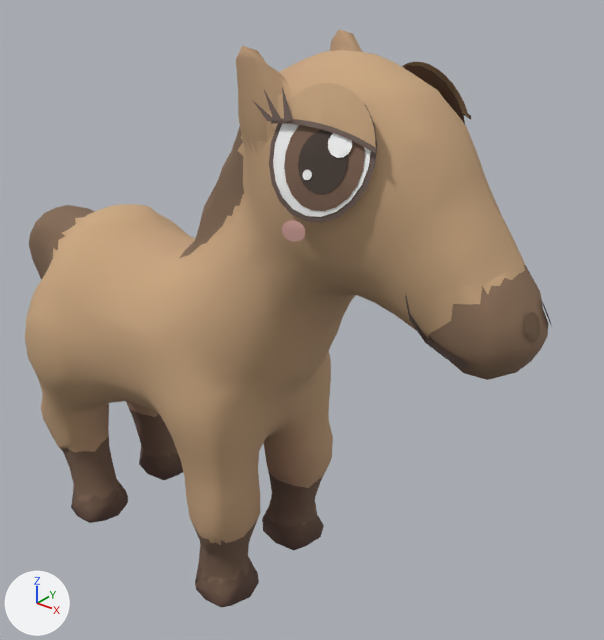
One commit to the glTF model art/models/animals/foal.glb: the scene before it, then after it.
Both versions are drawn from a 50 mm camera at (0.696, -0.739, 0.899) aimed at (0.067, 0.047, 0.412). The axes (+X, +Y, +Z) are drawn at lower left. The lights are the same throughout. The older version comes first. Vertices at exactly the same position are counted once.

In view in the first picture: 'foal'.
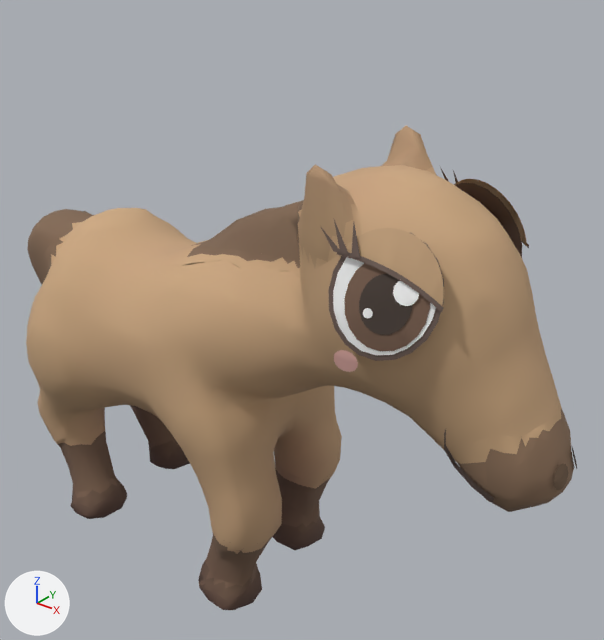
The newer file adds a shape key; the second version is drawn at full value of the shape key 'sleep' of 'foal', and the change is written as the vertex moves it makes.

Changed parts and their boxes (x1, y1, x2, y2) in the pictures (604 x 640 px; the box of a moved part takes in the faces that stretch with it):
'foal', reshaped (16% shorter)
    before: (25, 29, 552, 607)
    after: (26, 126, 577, 610)
part 1 of me_foal, moved or reshaped
    before: (269, 104, 377, 223)
    after: (329, 233, 444, 361)
part 2 of me_foal, moved or reshaped
    before: (273, 124, 371, 217)
    after: (333, 257, 436, 356)
part 3 of me_foal, moved or reshaped
    before: (284, 125, 365, 211)
    after: (344, 263, 430, 351)
part 4 of me_foal, moved or reshaped
    before: (298, 130, 348, 194)
    after: (359, 274, 413, 335)
part 5 of me_foal, moved or reshaped
    before: (328, 133, 352, 158)
    after: (393, 281, 419, 306)
part 6 of me_foal, moved or reshaped
    before: (303, 170, 312, 180)
    after: (363, 308, 373, 319)
part 7 of me_foal, moved or reshaped
    before: (279, 83, 376, 147)
    after: (346, 228, 444, 306)
part 8 of me_foal, moved or reshaped
    before: (271, 119, 377, 154)
    after: (337, 252, 444, 313)
part 9 of me_foal, moved or reshaped
    before: (282, 220, 305, 242)
    after: (334, 350, 358, 372)
part 10 of me_foal, moved or reshaped
    before: (525, 312, 540, 343)
    after: (554, 464, 568, 490)
part 11 of me_foal, moved or reshaped
    before: (405, 295, 468, 369)
    after: (444, 429, 494, 503)
part 12 of me_foal, moved or reshaped
    before: (403, 65, 465, 124)
    after: (455, 183, 522, 258)
part 13 of me_foal, moved or reshaped
    before: (402, 62, 470, 118)
    after: (454, 179, 527, 246)
part 14 of me_foal, moved or reshaped
    before: (542, 301, 552, 326)
    after: (572, 447, 577, 469)
part 15 of me_foal, moved or reshaped
    before: (25, 29, 549, 607)
    after: (26, 126, 574, 610)

The change, as a list of edits to the scene's bpy script:
```text
Change me_foal:
    remove me_foal.from_pydata(...)  # 2685 vertices, 4463 faces; spans x -0.417..0.417, y -0.156..0.156, z 0.0..0.779
    add me_foal.from_pydata(...)  # 2685 vertices, 4463 faces; spans x -0.417..0.467, y -0.155..0.157, z 0.0..0.686
    me_foal part 1: the loose piece of 21 vertices spanning x 0.15..0.265, y -0.121..-0.074, z 0.625..0.75 is multiplied about its middle by the matrix ((0.98, 0.0, 0.199), (0.01, 0.999, -0.049), (-0.198, 0.05, 0.979)), then moved by (0.087, -0.011, -0.123)
    me_foal part 2: the loose piece of 21 vertices spanning x 0.155..0.259, y -0.121..-0.077, z 0.631..0.746 is multiplied about its middle by the matrix ((0.98, 0.0, 0.199), (0.01, 0.999, -0.049), (-0.198, 0.05, 0.979)), then moved by (0.087, -0.011, -0.123)
    me_foal part 3: the loose piece of 21 vertices spanning x 0.17..0.255, y -0.119..-0.083, z 0.637..0.729 is multiplied about its middle by the matrix ((0.98, 0.0, 0.199), (0.01, 0.999, -0.049), (-0.198, 0.05, 0.979)), then moved by (0.086, -0.01, -0.124)
    me_foal part 4: the loose piece of 21 vertices spanning x 0.186..0.239, y -0.114..-0.091, z 0.653..0.712 is multiplied about its middle by the matrix ((0.98, 0.0, 0.199), (0.01, 0.999, -0.049), (-0.198, 0.05, 0.979)), then moved by (0.086, -0.01, -0.124)
    me_foal part 5: the loose piece of 13 vertices spanning x 0.214..0.24, y -0.1..-0.09, z 0.688..0.713 is multiplied about its middle by the matrix ((0.98, 0.0, 0.199), (0.01, 0.999, -0.049), (-0.198, 0.05, 0.979)), then moved by (0.089, -0.011, -0.127)
    me_foal part 6: the loose piece of 11 vertices spanning x 0.195..0.205, y -0.113..-0.109, z 0.664..0.674 is multiplied about its middle by the matrix ((0.98, 0.0, 0.199), (0.01, 0.999, -0.049), (-0.198, 0.05, 0.979)), then moved by (0.083, -0.01, -0.121)
    me_foal part 7: the loose piece of 42 vertices spanning x 0.152..0.266, y -0.104..-0.079, z 0.699..0.753 is multiplied about its middle by the matrix ((0.98, 0.0, 0.199), (0.01, 0.999, -0.049), (-0.198, 0.05, 0.979)), then moved by (0.095, -0.012, -0.124)
    me_foal part 8: the loose piece of 50 vertices spanning x 0.15..0.267, y -0.107..-0.091, z 0.697..0.718 is multiplied about its middle by the matrix ((0.98, 0.0, 0.199), (0.01, 0.999, -0.049), (-0.198, 0.05, 0.979)), then moved by (0.091, -0.012, -0.123)
    me_foal part 9: the loose piece of 15 vertices spanning x 0.181..0.208, y -0.13..-0.122, z 0.604..0.624 is multiplied about its middle by the matrix ((0.98, 0.0, 0.199), (0.01, 0.999, -0.049), (-0.198, 0.05, 0.979)), then moved by (0.073, -0.007, -0.12)
    me_foal part 10: the loose piece of 13 vertices spanning x 0.404..0.416, y -0.028..-0.008, z 0.517..0.547 is multiplied about its middle by the matrix ((0.98, 0.0, 0.199), (0.01, 0.999, -0.049), (-0.198, 0.05, 0.979)), then moved by (0.052, -0.001, -0.156)
    me_foal part 11: the loose piece of 10 vertices spanning x 0.296..0.363, y -0.072..-0.052, z 0.484..0.558 is multiplied about its middle by the matrix ((0.98, 0.0, 0.199), (0.01, 0.999, -0.049), (-0.198, 0.05, 0.979)), then moved by (0.051, -0.001, -0.142)
    me_foal part 12: the loose piece of 21 vertices spanning x 0.15..0.265, y 0.074..0.121, z 0.625..0.75 is multiplied about its middle by the matrix ((0.98, 0.0, 0.199), (0.01, 0.999, -0.049), (-0.198, 0.05, 0.979)), then moved by (0.087, -0.011, -0.113)
    me_foal part 13: the loose piece of 42 vertices spanning x 0.152..0.266, y 0.079..0.104, z 0.699..0.753 is multiplied about its middle by the matrix ((0.98, 0.0, 0.199), (0.01, 0.999, -0.049), (-0.198, 0.05, 0.979)), then moved by (0.095, -0.013, -0.114)
    me_foal part 14: the loose piece of 13 vertices spanning x 0.401..0.417, y 0.01..0.028, z 0.519..0.547 is multiplied about its middle by the matrix ((0.98, 0.0, 0.199), (0.01, 0.999, -0.049), (-0.198, 0.05, 0.979)), then moved by (0.052, -0.001, -0.153)
    me_foal part 15: 2205 of 2685 vertices moved; they spanned x -0.417..0.416, y -0.156..0.156, z 0.0..0.779 and now span x -0.417..0.465, y -0.155..0.157, z 0.0..0.686; mean shift (0.026, -0.001, -0.032); largest move (0.414, -0.008, 0.526) -> (0.465, -0.009, 0.37)
    other edits to the shape of me_foal do not show in these pictures
```
